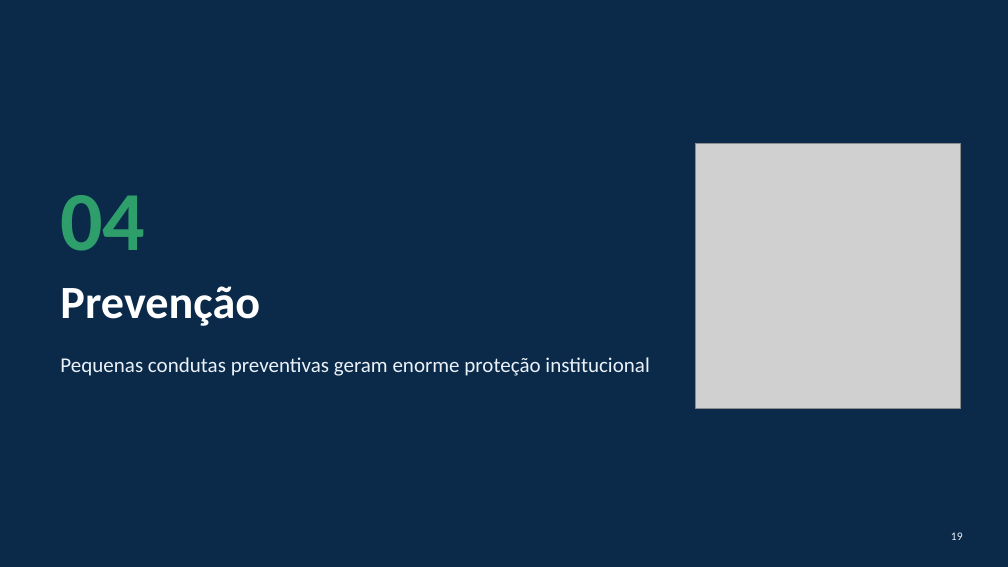
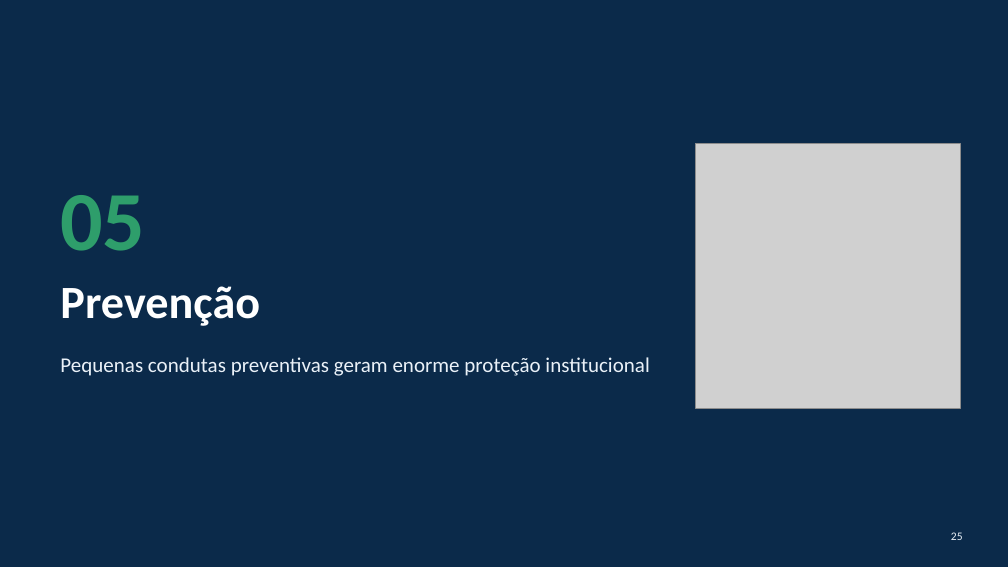
Before and after one commit to raphadesouzars-commits/desktop-tutorial, a slide deck: slide 25 of apresentacoes/Acesso_Imotivado_RFB.pptx (slide 19 before the commit). Drawn at 1008x567 pixels with LibreOffice and Linux fonts; fonts in the diff are those of the drawing; grey boxes stand for pictures. Boxes give left, top, right and bottom in pixels: in the first picture for what was removed or moved away, otherwise in the second. Text is boxed around its words. In the diff, an @@ line names an element or a change of style, - is before the commit and + after.

```diff
--- a/apresentacoes/Acesso_Imotivado_RFB.pptx
+++ b/apresentacoes/Acesso_Imotivado_RFB.pptx
@@ text at (x1=60, y1=195, x2=145, y2=251): text changed @@
-04
+05
@@ page number at (x1=951, y1=532, x2=963, y2=540): text changed @@
-19
+25
```
Also in this commit, not shown: 1 other slide changed, 6 slides added.
